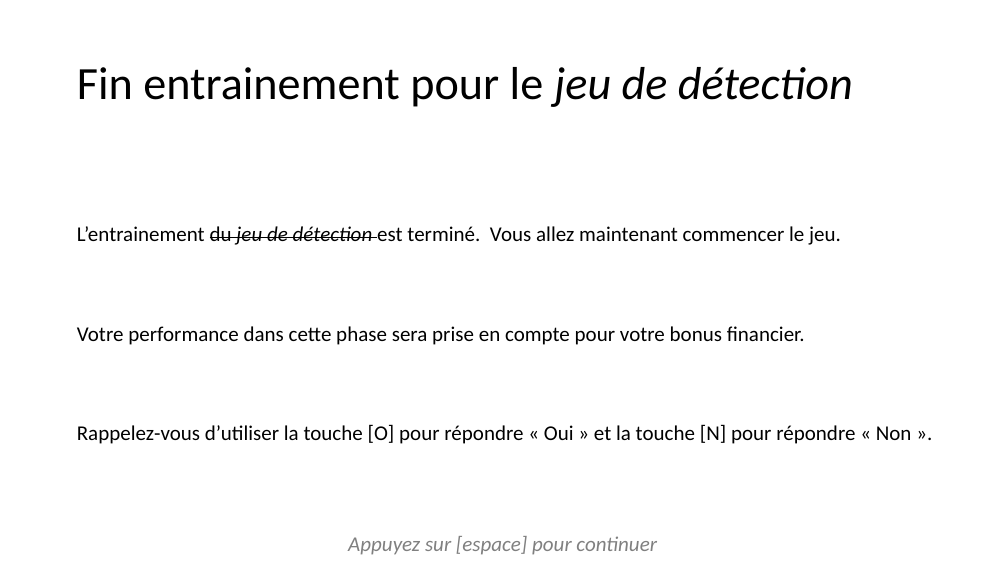
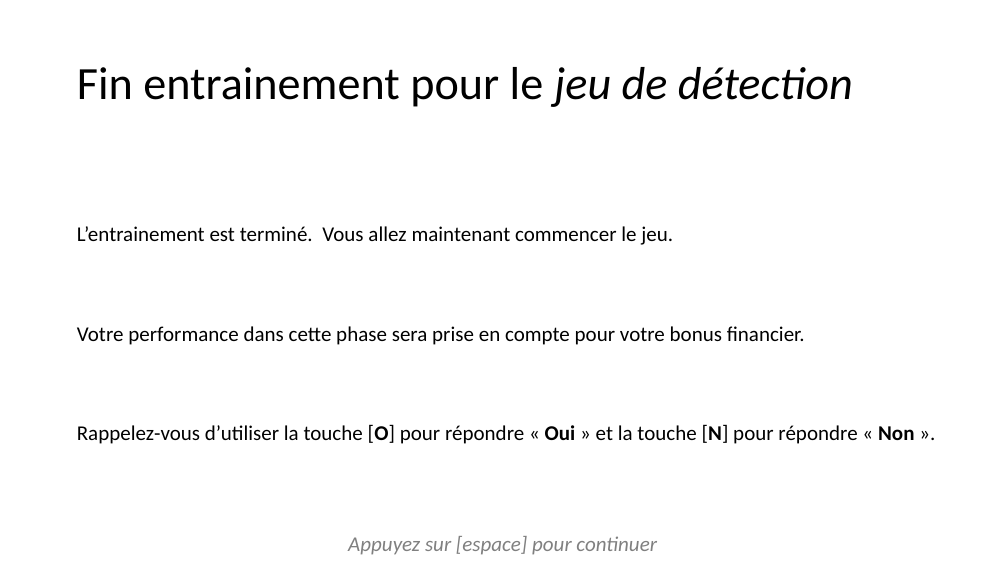
Before and after one commit to MBB-team/Online_Testing, a slide deck: slide 7 of Emotion_Regulation_JS/instructions/instructionsDiapo.pptx (slide 6 before the commit). Drawn at 1008x567 pixels with LibreOffice and Linux fonts; fonts in the diff are those of the drawing. Boxes give left, top, right and bottom in pixels: in the first picture for what was removed or moved away, otherwise in the second. Text is boxed around its words. In the diff, an @@ line names an element or a change of style, - is before the commit and + after.

```diff
--- a/Emotion_Regulation_JS/instructions/instructionsDiapo.pptx
+++ b/Emotion_Regulation_JS/instructions/instructionsDiapo.pptx
@@ text at (77,226,673,245): text changed @@
-L’entrainement du jeu de détection est terminé. Vous allez maintenant commencer le jeu.
+L’entrainement est terminé. Vous allez maintenant commencer le jeu.
@@ text at (77,424,914,444): bold on in "[O] Oui [N] Non" @@
```
Also in this commit, not shown: 6 other slides changed, 4 slides added, 4 slides removed, 16 other files.
